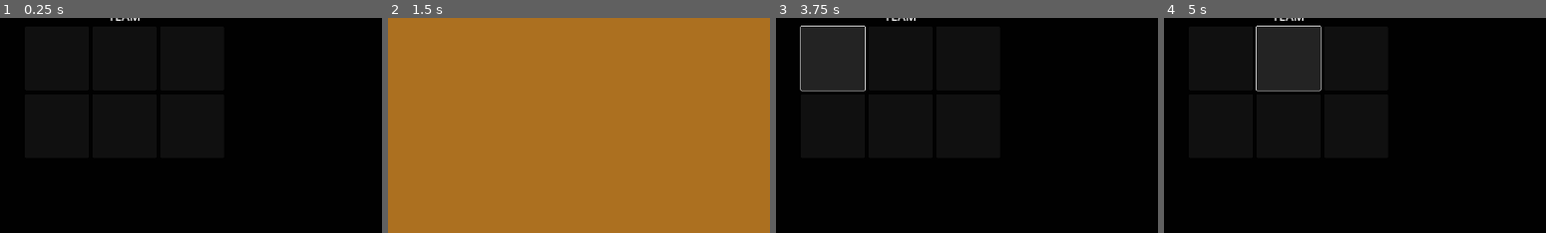
Above: before the commit, frames 1-4 (left to right).
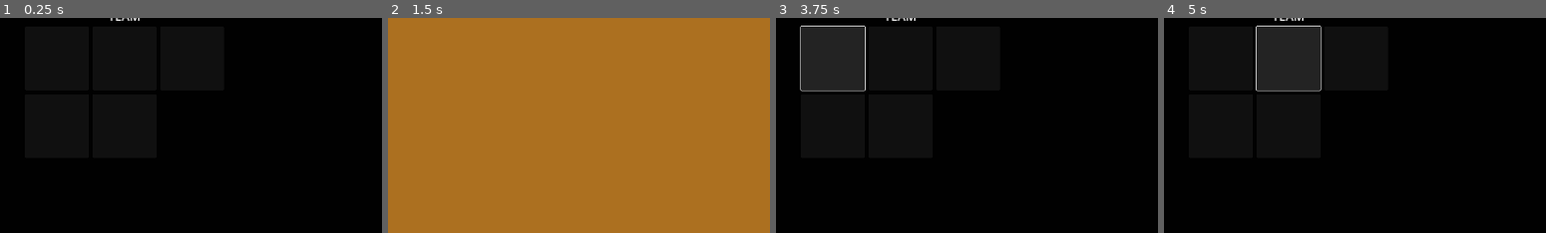
Above: after the commit, the same moments.

Repository: mathew-tran/mercmanager
Game: Godot game, scene res://Scenes/Main.tscn
The game is run twice, just before and just after one commit, with the same random seed, the same clock (stepped at 60 frames per second) and the same inputs.
Inputs (mouse positions are % of the whole screen's width and height, from its top left):
- Up to frame 1 (0.25 s): no input
- Up to frame 2 (1.5 s): click "START ROUND" at 0.5 s; click "RolloBug" at 1.25 s
- Up to frame 3 (3.75 s): click "START ROUND" at 2 s; click "MegaFly" at 2.75 s; click (7, 21) at 3.52 s
- Up to frame 4 (5 s): click (16, 21) at 4.27 s
The pictures show only the part of the screen within x 0-50%, y 11-61%; the shares and areas given below are measured in that part.

The runs differ from the first frame. In frame 1, less than 0.1% of the frame differs, in the area x 42-59%, y 35-66%; in frame 2, nothing differs; in frame 3, less than 0.1%; in frame 4, less than 0.1%.

Commit message:
make regen be percentage

Diff:
--- a/Scripts/Data/DataType/Trait_Plunder.gd
+++ b/Scripts/Data/DataType/Trait_Plunder.gd
@@ -13,6 +13,7 @@
 	var result = randi() % 100
 	if result <= Chance:
 		charRef.Speak(Name)
+		await charRef.get_tree().create_timer(1.0).timeout
 		Helper.GetShop().AddMoney(GoldAmount)
 		print("Gain " + str(GoldAmount) + " from " + str(Name))
 		var text = "+" + str(GoldAmount) + " GOLD"
--- a/Scripts/Data/DataType/Trait_Regenerate.gd
+++ b/Scripts/Data/DataType/Trait_Regenerate.gd
@@ -7,7 +7,7 @@
 
 func Execute(charRef : Character):
 	charRef.Speak(Name)
-	charRef.GetHealthComponent().Heal(2)
+	charRef.GetHealthComponent().Heal(float(charRef.GetHealthComponent().MaxHealth) *.15)
 	var timer = charRef.get_tree().create_timer(1.0)
 	await timer.timeout
 	charRef.Speak("")
--- a/Scripts/Data/DataType/Trait_Runaway.gd
+++ b/Scripts/Data/DataType/Trait_Runaway.gd
@@ -6,6 +6,5 @@
 	ExecutionType = EXECUTION_TIME.AFTER_ATTACK
 
 func Execute(charRef : Character):
-	charRef.Speak(Name)
 	charRef.GetAI().SetAIState(AIController.AI_STATE.RUN_AWAY)
 	await charRef.GetAI().ActionComplete
--- a/Scripts/Game/HPComponent.gd
+++ b/Scripts/Game/HPComponent.gd
@@ -32,6 +32,7 @@
 	Health += amount
 	if Health >= MaxHealth:
 		Health = MaxHealth
+	Health = floor(Health)
 	Update.emit()
 
 func TakeDamage(amount):
--- a/Scripts/Game/UI/TeamUI.gd
+++ b/Scripts/Game/UI/TeamUI.gd
@@ -5,7 +5,7 @@
 @onready var TeamSlots = $GridContainer
 @export var Team : Array[CharacterInfo]
 
-var TeamSize = 6
+var TeamSize = 5
 signal TeamUpdate
 
 func _ready():
